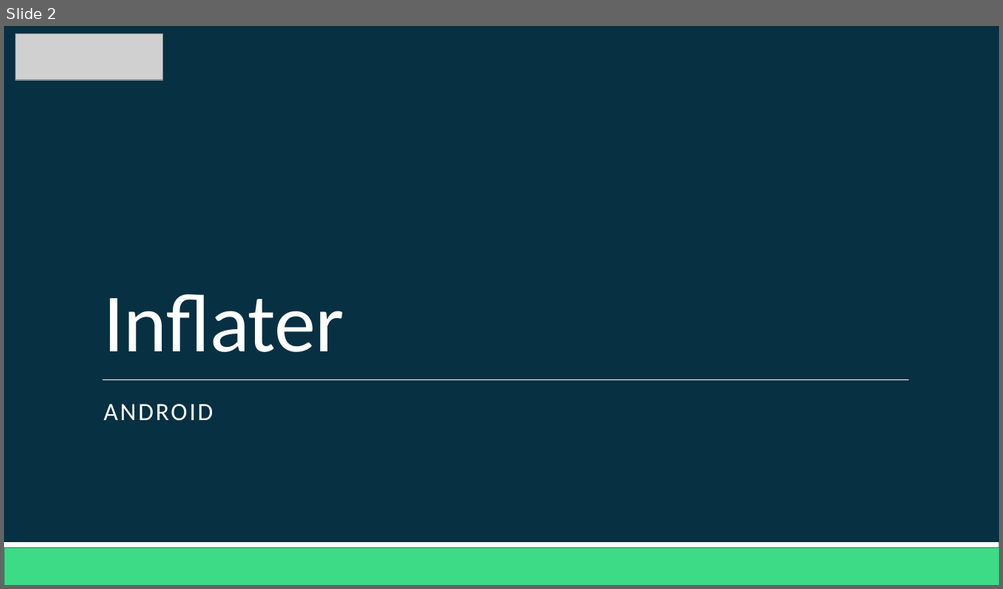
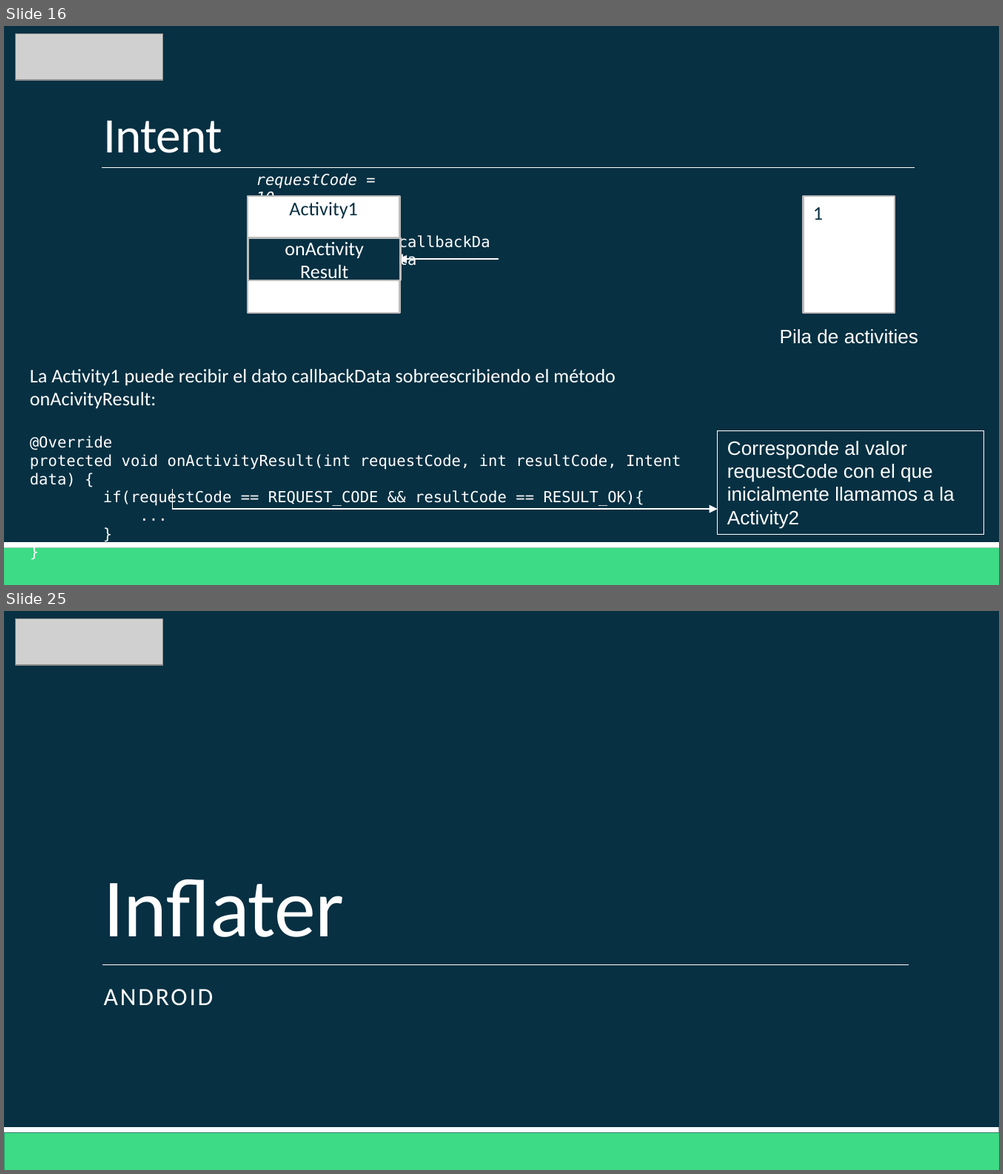
Before and after one commit to Domiciano/AppMoviles201, a slide deck: Clase3/Clase 3.pptx. Shown one above the other, each under a label of ours: slide 2 before the commit, slides 16 and 25 after it; the slides between them are not shown. The pictures are 1003x589 and 1003x1174 pixels, drawn with LibreOffice and Linux fonts; fonts in the diff are those of the drawing; grey boxes stand for pictures. Boxes give left, top, right and bottom in pixels: in the first picture for what was removed or moved away, otherwise in the second. Text is boxed around its words. In the diff, an @@ line names an element or a change of style, - is before the commit and + after.

```diff
--- a/Clase3/Clase 3.pptx
+++ b/Clase3/Clase 3.pptx
@@ slide 16 added at box(4, 26, 999, 585), background #073042; not listed: 2 template elements that a slide beside it also shows @@
@@ picture added at box(16, 34, 163, 81) @@
@@ title added at box(103, 121, 222, 153), 36 pt, text #FFFFFF @@
+Intent
@@ line added from (102, 168) to (914, 168), #FFFFFF 0.5 pt @@
@@ text added at box(256, 173, 357, 197), 11 pt, text #FFFFFF, italic @@
+requestCode = 10
@@ rectangle added at box(247, 196, 400, 313), fill #FFFFFF, outline #BDBDBD 1.25 pt, 14 pt, text #073042 @@
+Activity1
@@ rectangle added at box(802, 196, 894, 313), fill #FFFFFF, outline #BDBDBD 1.25 pt, 14 pt, text #073042 @@
+1
@@ rectangle added at box(249, 238, 401, 281), fill #073042, outline #BDBDBD 1.25 pt, 14 pt, text #FFFFFF @@
+onActivity
+Result
@@ text added at box(389, 228, 509, 257), 11 pt, text #FFFFFF @@
+callbackData
@@ arrow added from (498, 260) to (399, 260), #FFFFFF 1 pt @@
@@ text added at box(780, 329, 918, 344), 14 pt, text #FFFFFF @@
+Pila de activities
@@ text added at box(30, 369, 680, 507), 11 pt, text #FFFFFF @@
+La Activity1 puede recibir el dato callbackData sobreescribiendo el método onAcivityResult:
+@Override
+protected void onActivityResult(int requestCode, int resultCode, Intent data) {
+if(requestCode == REQUEST_CODE && resultCode == RESULT_OK){
+...
+}
+}
@@ rectangle added at box(717, 431, 984, 534), outline #FFFFFF 0.75 pt, 14 pt, text #FFFFFF @@
+Corresponde al valor requestCode con el que inicialmente llamamos a la Activity2
@@ line added from (172, 509) to (172, 489), #FFFFFF 1 pt @@
@@ arrow added from (172, 509) to (717, 509), #FFFFFF 1 pt @@
@@ what was slide 2 is now slide 25 @@
```
Also in this commit, not shown: 1 slide changed, 22 other slides added, 8 other files.
